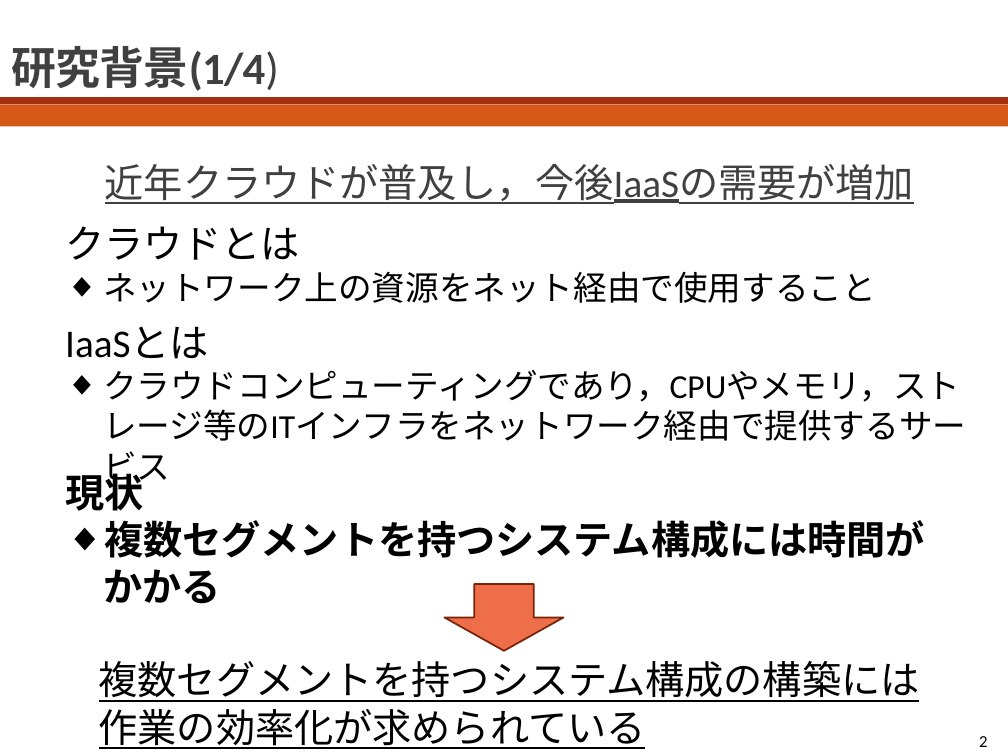
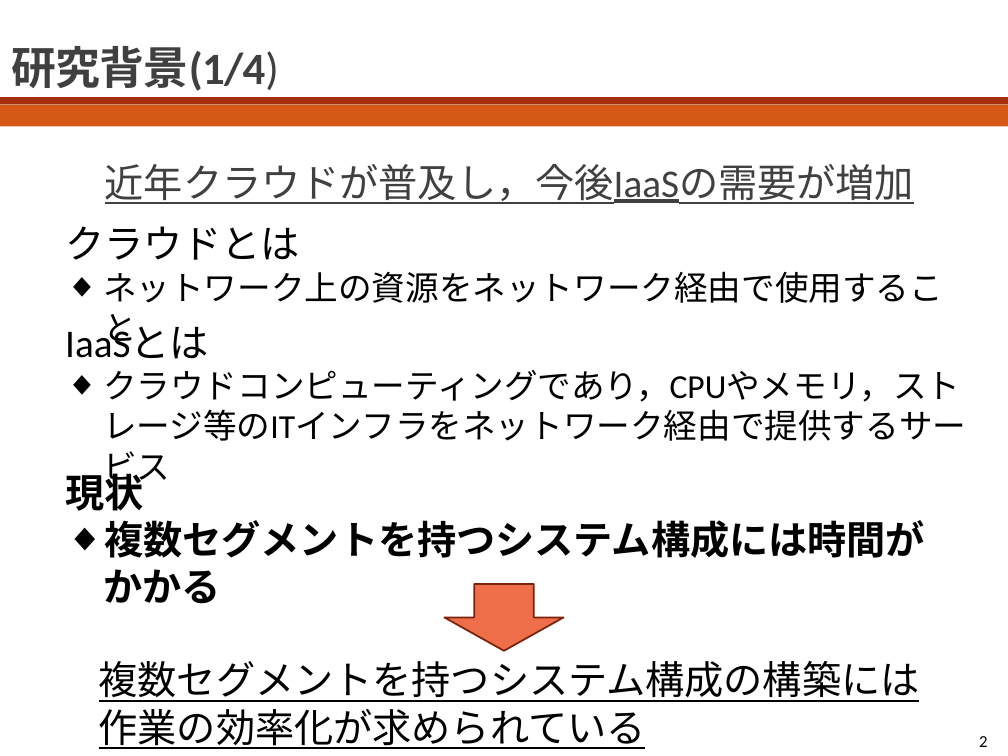
Before and after one commit to bokuhide/GUIToolCreate, a slide deck: slide 2 of 卒業論文本体/発表用スライド_川口.pptx. Drawn at 1008x756 pixels with LibreOffice and Linux fonts; fonts in the diff are those of the drawing. Boxes give left, top, right and bottom in pixels: in the first picture for what was removed or moved away, otherwise in the second. Text is boxed around its words. In the diff, an @@ line names an element or a change of style, - is before the commit and + after.

```diff
--- a/卒業論文本体/発表用スライド_川口.pptx
+++ b/卒業論文本体/発表用スライド_川口.pptx
@@ text at <box>103,271,943,303</box>: text changed @@
-◆ ネットワーク上の資源をネット経由で使用すること
+◆ ネットワーク上の資源をネットワーク経由で使用すること
```
Also in this commit, not shown: 1 other file.
